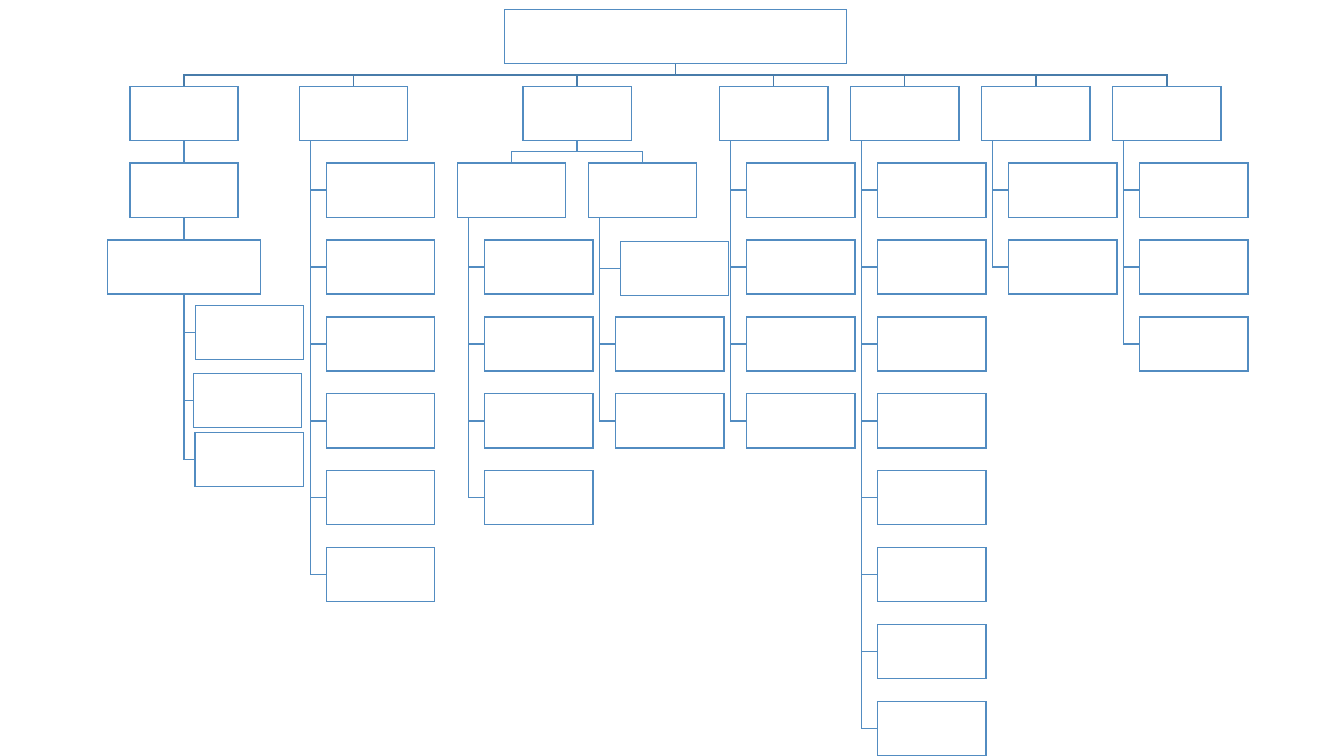
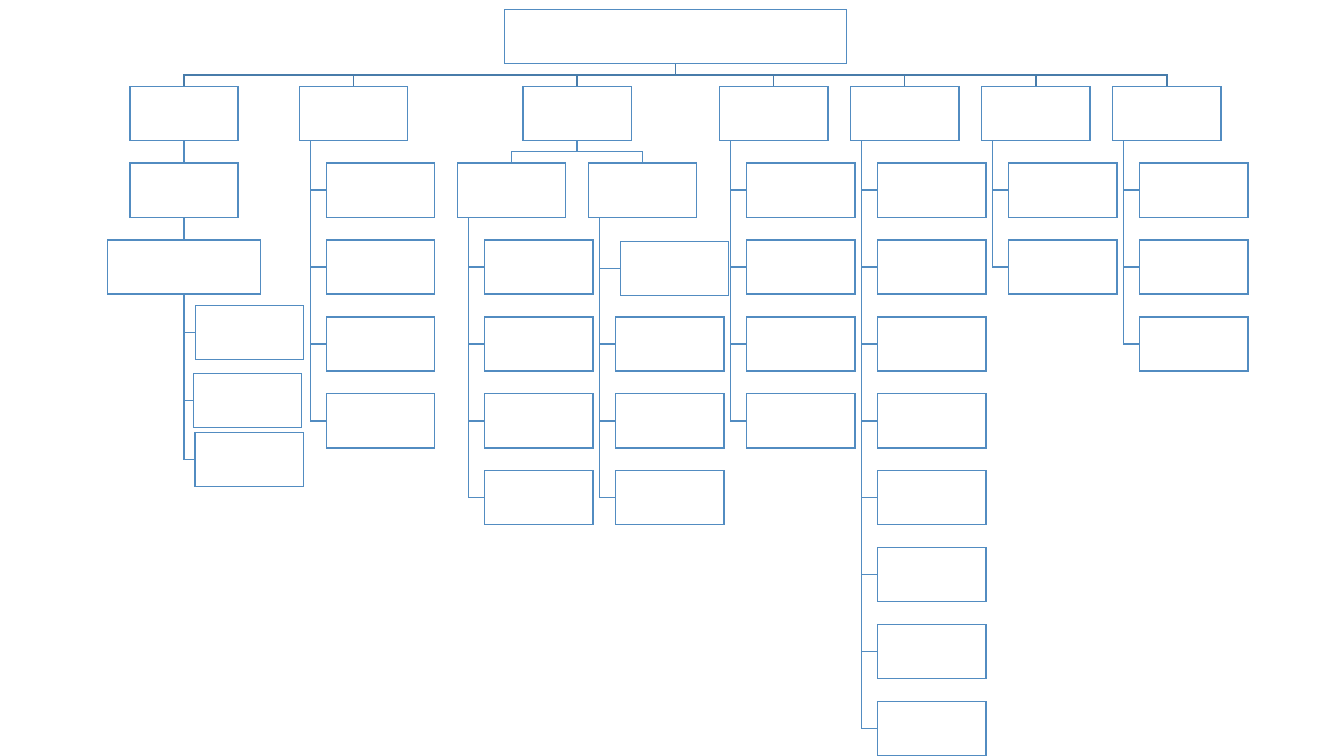
Before and after one commit to jadalberto21/ProyectoSIGIE, a slide deck: slide 2 of EDTV2.0.pptx. Drawn at 1344x756 pixels with LibreOffice and Linux fonts; fonts in the diff are those of the drawing. Boxes give left, top, right and bottom in pixels: in the first picture for what was removed or moved away, otherwise in the second. Text is boxed around its words. In the diff, an @@ line names an element or a change of style, - is before the commit and + after.

```diff
--- a/EDTV2.0.pptx
+++ b/EDTV2.0.pptx
@@ freeform shape removed at (311, 140, 327, 498) @@
@@ freeform shape: place and size @@
-freeform shape at (311, 140, 327, 575)
+freeform shape at (600, 218, 616, 498)
@@ rectangle: place and size @@
-rectangle at (327, 471, 435, 525)
+rectangle at (616, 471, 724, 525)
@@ rectangle removed at (327, 547, 435, 602) @@
```
Also in this commit, not shown: 1 slide added, 2 other files.
